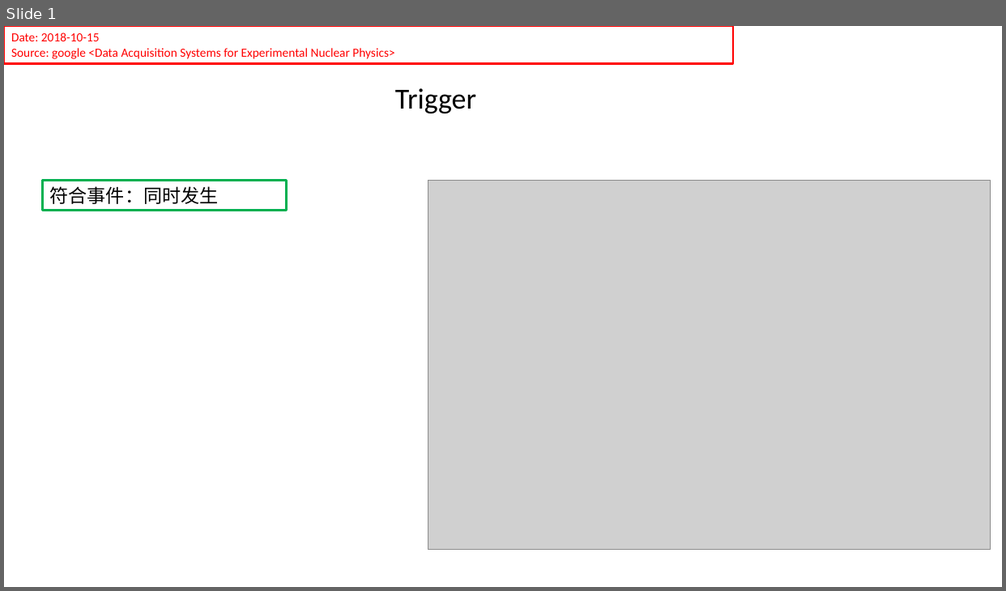
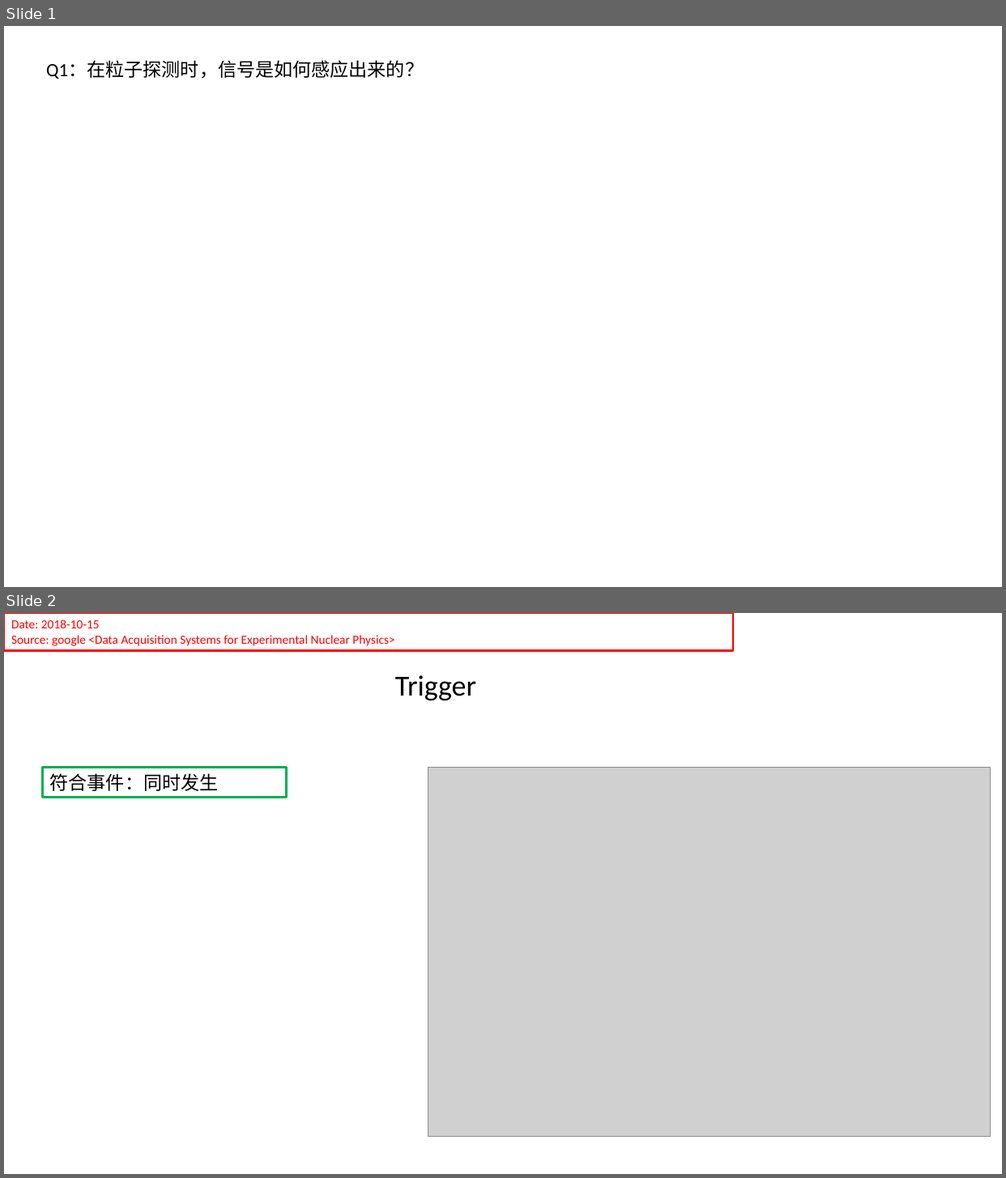
Before and after one commit to gfh16/StudyNotes, a slide deck: 02TriggerAndDAQ.pptx. Shown one above the other, each under a label of ours: slide 1 before the commit, slides 1 and 2 after it. The pictures are 1006x591 and 1006x1178 pixels, drawn with LibreOffice and Linux fonts; fonts in the diff are those of the drawing; grey boxes stand for pictures. Boxes give left, top, right and bottom in pixels: in the first picture for what was removed or moved away, otherwise in the second. Text is boxed around its words. In the diff, an @@ line names an element or a change of style, - is before the commit and + after.

Commit message:
电荷是如何感应出来的？

```diff
--- a/02TriggerAndDAQ.pptx
+++ b/02TriggerAndDAQ.pptx
@@ slide 1 added at (x1=4, y1=26, x2=1002, y2=587), background #FFFFFF @@
@@ text added at (x1=46, y1=60, x2=424, y2=79), 18 pt, text #000000 @@
+Q1：在粒子探测时，信号是如何感应出来的？
@@ what was slide 1 is now slide 2 @@
```
Also in this commit, not shown: 1 other file.
